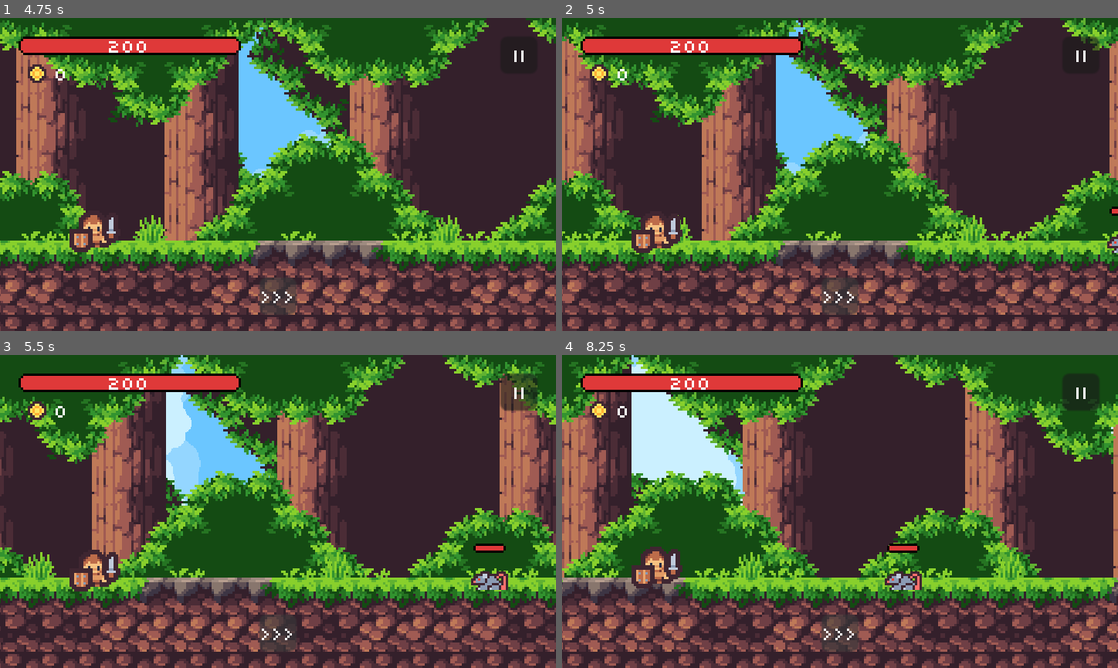
Above: before the commit, frames 1-4 (two rows, left to right).
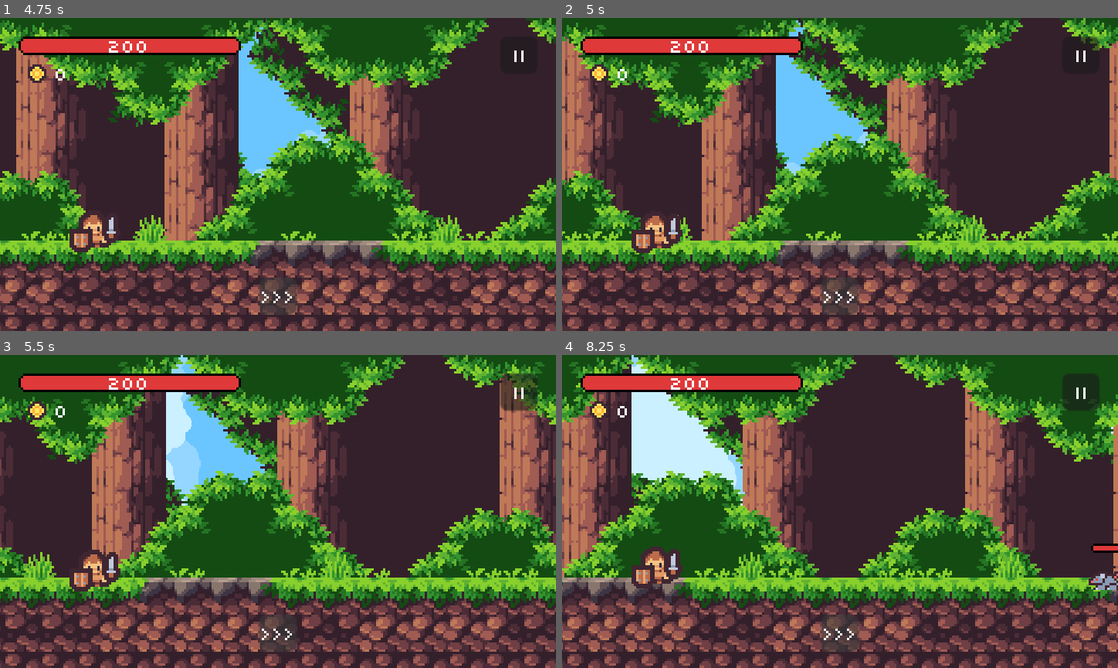
Above: after the commit, the same moments.

Repository: antronomo/RunningHalls
Game: Godot game, scene res://UIs/MenuScene.tscn
The game is run twice, just before and just after one commit, with the same random seed, the same clock (stepped at 60 frames per second) and the same inputs. Sound files missing from this copy of the repository are replaced by a short silence.
Inputs:
- Up to frame 1 (4.75 s): click "START" at 0.5 s; click "NEW GAME" at 1.25 s; click "||" at 2 s; click "RESUME" at 2.75 s; click ">>" at 4.25 s
- Up to frame 2 (5 s): no input
- Up to frame 3 (5.5 s): click ">>>" at 5 s
- Up to frame 4 (8.25 s): click "||" at 5.75 s; click "RESUME" at 6.5 s; click ">>>" at 8 s

Frame 1 is identical in both runs. In frame 2, 0.1% of the frame differs, in the area x 98-100%, y 60-76%; in frame 3, 0.5%; in frame 4, 0.9%, in the area x 58-100%, y 60-76%.
Error in both runs: Invalid assignment on read-only value (on base: 'Dictionary'). (res://Scripts/OptionsMenu.gd:73)

Commit message:
bug solucionado con enemy spawner
Un error que cuando cargas una partida desde la oleada 100 para arriba, no hace nada y de cierta manera quedas soft-bloqueado.
otro error en la animación de los ojos en la transición de cueva a mazmorra.

Diff:
--- a/BackGrounds/FollowingEyes.tscn
+++ b/BackGrounds/FollowingEyes.tscn
@@ -37,8 +37,6 @@
 
 [node name="FollowingEyes" type="AnimatedSprite2D"]
 sprite_frames = SubResource("SpriteFrames_n4cq2")
-frame = 2
-frame_progress = 1.0
 script = ExtResource("2_tlsut")
 
 [node name="Area2D" type="Area2D" parent="."]
--- a/Scripts/EnemySpawner.gd
+++ b/Scripts/EnemySpawner.gd
@@ -53,7 +53,7 @@
 				# print("boss time")
 				next_enemy.boss_mode()
 
-			while work == false:
+			while !work:
 				timer.start(1); await timer.timeout
 
 		# print("waiting")
@@ -69,16 +69,17 @@
 
 
 func _on_EnemySpawner_enemy_list_ended() -> void:
-	# Generar lista de enemigos y empezar a invocar-los
+	while !work:
+		timer.start(1); await timer.timeout
+
 	if le_wave < 100:
 		wave_list = wave_generator.get_new_wave()
 		spawn_enemies()
 	else:
-		if work: # <-Porqué?
-			wave_list = wave_generator.get_boss()
-			#wave_generator.queue_free()
-			spawn_enemies()
-			work = false
+		wave_list = wave_generator.get_boss()
+		#wave_generator.queue_free()
+		spawn_enemies()
+		work = false
 
 
 func _on_hand_died() -> void:
